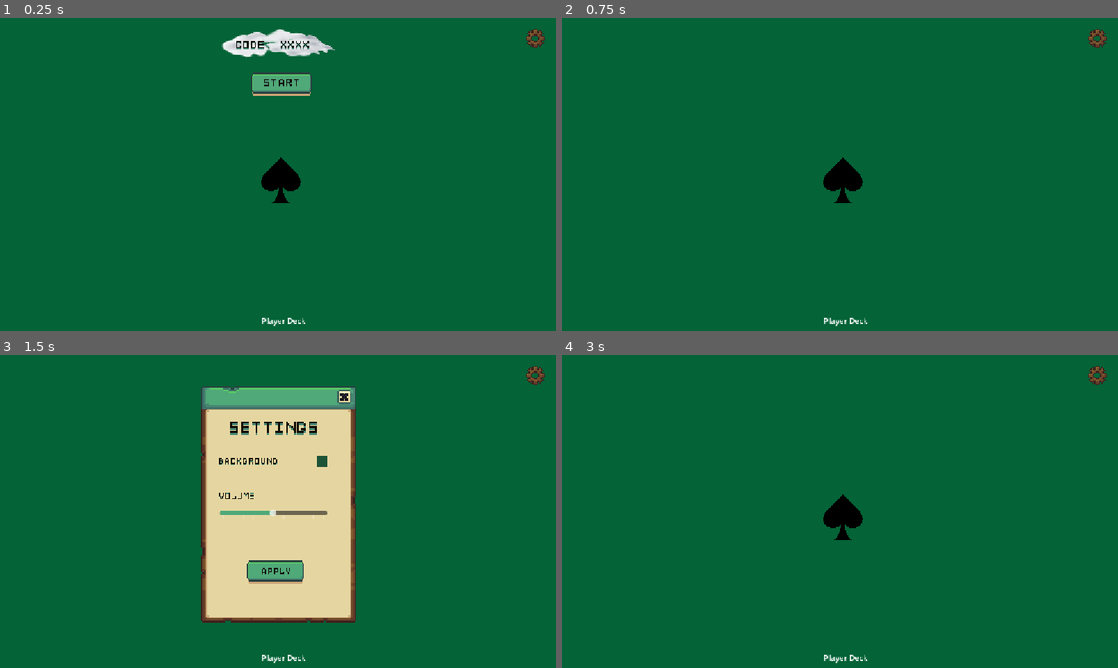
Above: before the commit, frames 1-4 (two rows, left to right).
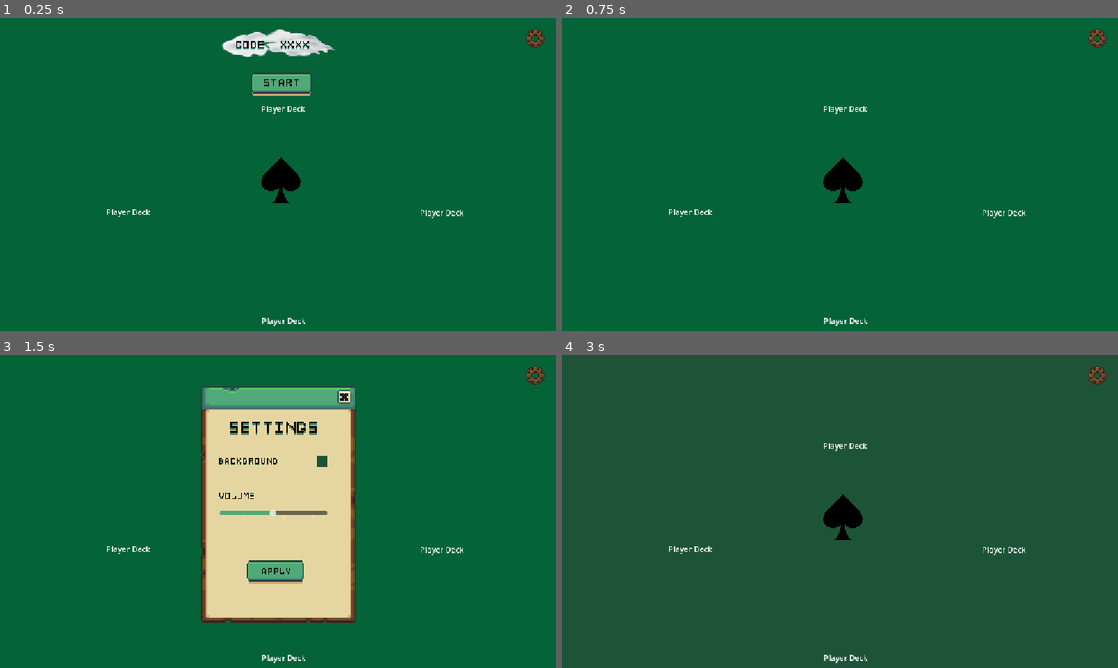
Above: after the commit, the same moments.

Repository: spicywheatbread/art-of-egyptian-war
Game: Godot game, scene res://Assets/Scenes/Game.tscn
Same seed, same stepped clock (60 frames per second), same inputs: the game is played once before the commit and once after it. This scene is started directly instead of the project's main scene.
Inputs (mouse positions are in pixels of both pictures, inside the frame that each line leads up to):
- Up to frame 1 (0.25 s): no input
- Up to frame 2 (0.75 s): click (845, 83) at 0.5 s
- Up to frame 3 (1.5 s): click (533, 373) at 1.25 s
- Up to frame 4 (3 s): click (884, 461) at 2 s; click "APPLY" at 2.75 s

The runs differ from the first frame. In frame 1, 0.2% of the frame differs, in the area x 19-84%, y 28-64%; in frame 2, 0.2%; in frame 3, 0.2%; in frame 4, 99%, in the area x 0-100%, y 0-100%.
Error before the commit: Invalid access to property or key 'texture' on a base object of type 'ColorRect'. (res://Assets/Scripts/main_game.gd:354)

Commit message:
Enable chatting

Diff:
--- a/Assets/Scenes/Game.tscn
+++ b/Assets/Scenes/Game.tscn
@@ -122,17 +122,14 @@
 
 [node name="P2" parent="CanvasLayer/Players" unique_id=942831778 instance=ExtResource("4_owchf")]
 process_mode = 4
-visible = false
 position = Vector2(916, 328)
 
 [node name="P3" parent="CanvasLayer/Players" unique_id=1362231068 instance=ExtResource("4_owchf")]
 process_mode = 4
-visible = false
 position = Vector2(587, 113)
 
 [node name="P4" parent="CanvasLayer/Players" unique_id=1454291071 instance=ExtResource("4_owchf")]
 process_mode = 4
-visible = false
 position = Vector2(266, 327)
 
 [node name="Settings" parent="CanvasLayer" unique_id=671792383 instance=ExtResource("5_ltsxh")]
--- /dev/null
+++ b/Assets/Scenes/GameObjects/chat.tscn
@@ -0,0 +1,147 @@
+[gd_scene format=3 uid="uid://b67qct0k3p1i0"]
+
+[ext_resource type="Script" uid="uid://g3cogw2ahvdl" path="res://Assets/Scripts/chat.gd" id="1_2mm0p"]
+[ext_resource type="Texture2D" uid="uid://dmg1jup6jxrus" path="res://Assets/Images/UI/Icons.png" id="1_v1axy"]
+
+[sub_resource type="StyleBoxFlat" id="StyleBoxFlat_j1mm6"]
+bg_color = Color(0.6, 0.6, 0.6, 0)
+
+[sub_resource type="StyleBoxFlat" id="StyleBoxFlat_2mm0p"]
+bg_color = Color(0.6, 0.6, 0.6, 0)
+
+[sub_resource type="StyleBoxFlat" id="StyleBoxFlat_neg1i"]
+bg_color = Color(0.6, 0.6, 0.6, 0)
+
+[sub_resource type="StyleBoxFlat" id="StyleBoxFlat_8wh1o"]
+bg_color = Color(0.6, 0.6, 0.6, 0)
+
+[sub_resource type="StyleBoxFlat" id="StyleBoxFlat_q18jp"]
+bg_color = Color(0.6, 0.6, 0.6, 0)
+
+[sub_resource type="AtlasTexture" id="AtlasTexture_435eb"]
+atlas = ExtResource("1_v1axy")
+region = Rect2(49, 54, 14, 4)
+
+[sub_resource type="AtlasTexture" id="AtlasTexture_j1mm6"]
+atlas = ExtResource("1_v1axy")
+region = Rect2(40, 183, 15, 17)
+
+[sub_resource type="AtlasTexture" id="AtlasTexture_neg1i"]
+atlas = ExtResource("1_v1axy")
+region = Rect2(71, 214, 17, 17)
+
+[sub_resource type="AtlasTexture" id="AtlasTexture_8wh1o"]
+atlas = ExtResource("1_v1axy")
+region = Rect2(71, 183, 17, 16)
+
+[sub_resource type="AtlasTexture" id="AtlasTexture_q18jp"]
+atlas = ExtResource("1_v1axy")
+region = Rect2(8, 182, 15, 18)
+
+[sub_resource type="AtlasTexture" id="AtlasTexture_15j4e"]
+atlas = ExtResource("1_v1axy")
+region = Rect2(40, 183, 15, 17)
+
+[sub_resource type="AtlasTexture" id="AtlasTexture_ht7cd"]
+atlas = ExtResource("1_v1axy")
+region = Rect2(71, 214, 17, 17)
+
+[sub_resource type="AtlasTexture" id="AtlasTexture_r8xgh"]
+atlas = ExtResource("1_v1axy")
+region = Rect2(71, 183, 17, 16)
+
+[sub_resource type="AtlasTexture" id="AtlasTexture_osgxp"]
+atlas = ExtResource("1_v1axy")
+region = Rect2(8, 182, 15, 18)
+
+[node name="Chat" type="Node2D" unique_id=548038191]
+script = ExtResource("1_2mm0p")
+
+[node name="ChatToggle" type="Button" parent="." unique_id=1775494921]
+visible = false
+offset_left = 280.0
+offset_top = 461.0
+offset_right = 409.33167
+offset_bottom = 565.7149
+rotation = 1.5707964
+theme_override_styles/normal = SubResource("StyleBoxFlat_j1mm6")
+theme_override_styles/pressed = SubResource("StyleBoxFlat_2mm0p")
+theme_override_styles/hover = SubResource("StyleBoxFlat_neg1i")
+theme_override_styles/disabled = SubResource("StyleBoxFlat_8wh1o")
+theme_override_styles/focus = SubResource("StyleBoxFlat_q18jp")
+icon = SubResource("AtlasTexture_435eb")
+expand_icon = true
+
+[node name="ChatOptions" type="GridContainer" parent="." unique_id=1197979188]
+visible = false
+offset_left = 36.0
+offset_top = 190.0
+offset_right = 281.0
+offset_bottom = 435.0
+theme_override_constants/h_separation = 20
+theme_override_constants/v_separation = 20
+columns = 2
+
+[node name="Emoji1" type="TextureRect" parent="ChatOptions" unique_id=1876065394]
+layout_mode = 2
+size_flags_horizontal = 3
+size_flags_vertical = 3
+texture = SubResource("AtlasTexture_j1mm6")
+
+[node name="Emoji2" type="TextureRect" parent="ChatOptions" unique_id=550360402]
+layout_mode = 2
+size_flags_horizontal = 3
+size_flags_vertical = 3
+texture = SubResource("AtlasTexture_neg1i")
+
+[node name="Emoji3" type="TextureRect" parent="ChatOptions" unique_id=844957214]
+layout_mode = 2
+size_flags_horizontal = 3
+size_flags_vertical = 3
+texture = SubResource("AtlasTexture_8wh1o")
+
+[node name="Emoji4" type="TextureRect" parent="ChatOptions" unique_id=2098314827]
+layout_mode = 2
+texture = SubResource("AtlasTexture_q18jp")
+
+[node name="ChatDisplay1" type="TextureRect" parent="." unique_id=1689844668]
+visible = false
+offset_left = 825.0
+offset_top = 25.0
+offset_right = 1150.0
+offset_bottom = 350.0
+texture = SubResource("AtlasTexture_15j4e")
+
+[node name="ChatDisplay2" type="TextureRect" parent="." unique_id=225299440]
+visible = false
+offset_left = 825.0
+offset_top = 25.0
+offset_right = 1150.0
+offset_bottom = 350.0
+texture = SubResource("AtlasTexture_ht7cd")
+
+[node name="ChatDisplay3" type="TextureRect" parent="." unique_id=1835894167]
+visible = false
+offset_left = 825.0
+offset_top = 25.0
+offset_right = 1150.0
+offset_bottom = 350.0
+texture = SubResource("AtlasTexture_r8xgh")
+
+[node name="ChatDisplay4" type="TextureRect" parent="." unique_id=764727000]
+visible = false
+offset_left = 825.0
+offset_top = 25.0
+offset_right = 1150.0
+offset_bottom = 350.0
+texture = SubResource("AtlasTexture_osgxp")
+
+[node name="Timer" type="Timer" parent="." unique_id=539223614]
+wait_time = 5.0
+
+[connection signal="pressed" from="ChatToggle" to="." method="_on_chat_toggle_pressed"]
+[connection signal="gui_input" from="ChatOptions/Emoji1" to="." method="_on_emoji_1_gui_input"]
+[connection signal="gui_input" from="ChatOptions/Emoji2" to="." method="_on_emoji_2_gui_input"]
+[connection signal="gui_input" from="ChatOptions/Emoji3" to="." method="_on_emoji_3_gui_input"]
+[connection signal="gui_input" from="ChatOptions/Emoji4" to="." method="_on_emoji_4_gui_input"]
+[connection signal="timeout" from="Timer" to="." method="_on_timer_timeout"]
--- a/Assets/Scenes/GameObjects/player.tscn
+++ b/Assets/Scenes/GameObjects/player.tscn
@@ -2,6 +2,7 @@
 
 [ext_resource type="Script" uid="uid://roke7kdnvqpo" path="res://Assets/Scripts/player.gd" id="1_rxvhy"]
 [ext_resource type="PackedScene" uid="uid://bixoatsoqg66h" path="res://Assets/Scenes/GameObjects/card.tscn" id="2_r4ko2"]
+[ext_resource type="PackedScene" uid="uid://b67qct0k3p1i0" path="res://Assets/Scenes/GameObjects/chat.tscn" id="3_o24gj"]
 
 [sub_resource type="RectangleShape2D" id="RectangleShape2D_yga71"]
 size = Vector2(84, 112)
@@ -26,6 +27,10 @@
 
 [node name="Cards" type="Node2D" parent="." unique_id=1155625537]
 
+[node name="Chat" parent="." unique_id=548038191 instance=ExtResource("3_o24gj")]
+position = Vector2(-105, -30.000004)
+scale = Vector2(0.2, 0.2)
+
 [connection signal="input_event" from="Area2D" to="." method="_start_card_drag"]
 [connection signal="mouse_entered" from="Area2D" to="." method="_on_mouse_entered_deck"]
 [connection signal="mouse_exited" from="Area2D" to="." method="_on_mouse_exited_deck"]
--- /dev/null
+++ b/Assets/Scripts/chat.gd
@@ -0,0 +1,67 @@
+extends Node2D
+
+
+@onready var chat_options = $ChatOptions
+
+
+# Called when the node enters the scene tree for the first time.
+func _ready() -> void:
+	chat_options.hide()
+
+
+# Called every frame. 'delta' is the elapsed time since the previous frame.
+func _process(delta: float) -> void:
+	pass
+
+
+func hide_chat_toggle() -> void:
+	$ChatToggle.visible = false
+
+
+func show_chat_toggle() -> void:
+	$ChatToggle.visible = true
+
+
+func _on_chat_toggle_pressed() -> void:
+	chat_options.visible = !chat_options.visible
+
+
+func _on_emoji_1_gui_input(event: InputEvent) -> void:
+	if event is InputEventMouseButton:
+		if event.button_index == MOUSE_BUTTON_LEFT and event.pressed:
+			NetworkClient.send_chat(1)
+
+
+func _on_emoji_2_gui_input(event: InputEvent) -> void:
+	if event is InputEventMouseButton:
+		if event.button_index == MOUSE_BUTTON_LEFT and event.pressed:
+			NetworkClient.send_chat(2)
+
+func _on_emoji_3_gui_input(event: InputEvent) -> void:
+	if event is InputEventMouseButton:
+		if event.button_index == MOUSE_BUTTON_LEFT and event.pressed:
+			NetworkClient.send_chat(3)
+
+
+func _on_emoji_4_gui_input(event: InputEvent) -> void:
+	if event is InputEventMouseButton:
+		if event.button_index == MOUSE_BUTTON_LEFT and event.pressed:
+			NetworkClient.send_chat(4)
+
+
+func hide_all_display_emojis():
+	for i in range(1, 5):
+		get_node("ChatDisplay%d" % i).visible = false
+
+
+func display_emoji(emoji_number : int):
+	# Hide all emojis first
+	hide_all_display_emojis()
+
+	var emoji = get_node("ChatDisplay%d" % emoji_number)
+	emoji.visible = true
+	$Timer.start()
+
+
+func _on_timer_timeout() -> void:
+	hide_all_display_emojis()
--- a/Assets/Scripts/main_game.gd
+++ b/Assets/Scripts/main_game.gd
@@ -214,7 +214,6 @@
 	var player_count = current_lobby_state["players"].size()
 	var is_host = false
 
-	# Render the rest of players
 	for i in range(player_count):
 		var player = current_lobby_state["players"][i]
 		var username = player["username"]
@@ -293,6 +292,10 @@
 	match String(la.get("type", "")):
 		"startGame":
 			$CanvasLayer/JoinCode.visible = false
+			# Enable chatting
+			for username in username_to_node:
+				if Globals.username == username:
+					username_to_node[username].get_node("Chat").show_chat_toggle()
 			return "Started."
 		"playCard":
 			card_flip_sound.play()
@@ -306,6 +309,13 @@
 
 			var burned = str(int(la.get("burnedCount", 0)))
 			return "Bad slap! " + name + " burned %s cards" % burned
+		"sendChat":
+			var emoji_number = la.get("emojiNumber")
+			var player_node = username_to_node.get(name) as Player
+			player_node.get_node("Chat").display_emoji(emoji_number)
+
+			# Return previous value
+			return $CanvasLayer/GameStatus.text.split("\n")[0]
 		_:
 			return ""
 
@@ -351,10 +361,7 @@
 
 
 func _on_settings_changed(color: Color, volume: int) -> void:
-	var tex = $CanvasLayer/Background.texture as GradientTexture2D
-	var gradient = tex.gradient
-	gradient.set_color(0, color)
-	gradient.set_color(1, color)
+	$CanvasLayer/Background.color = color
 
 	card_flip_sound.volume_linear = volume / 100.0
 	slap_sound1.volume_linear = volume / 100.0
--- a/Assets/Scripts/network_client.gd
+++ b/Assets/Scripts/network_client.gd
@@ -139,6 +139,11 @@
 		}
 	})
 
+
+func send_chat(emojiNumber : int):
+	send_json({"type": "sendChat", "emoji_number": emojiNumber})
+
+
 func _poll_socket ():
 	# Data transfer and state updates will only happen when calling this function.
 	_socket.poll()
Not shown, added: Assets/Scripts/chat.gd.uid
Not shown, changed: server/src/gameLoop.ts
Not shown, changed: server/src/index.ts
Not shown, changed: server/src/lobby/messages.ts
Not shown, changed: server/src/protocol/gameState.ts
